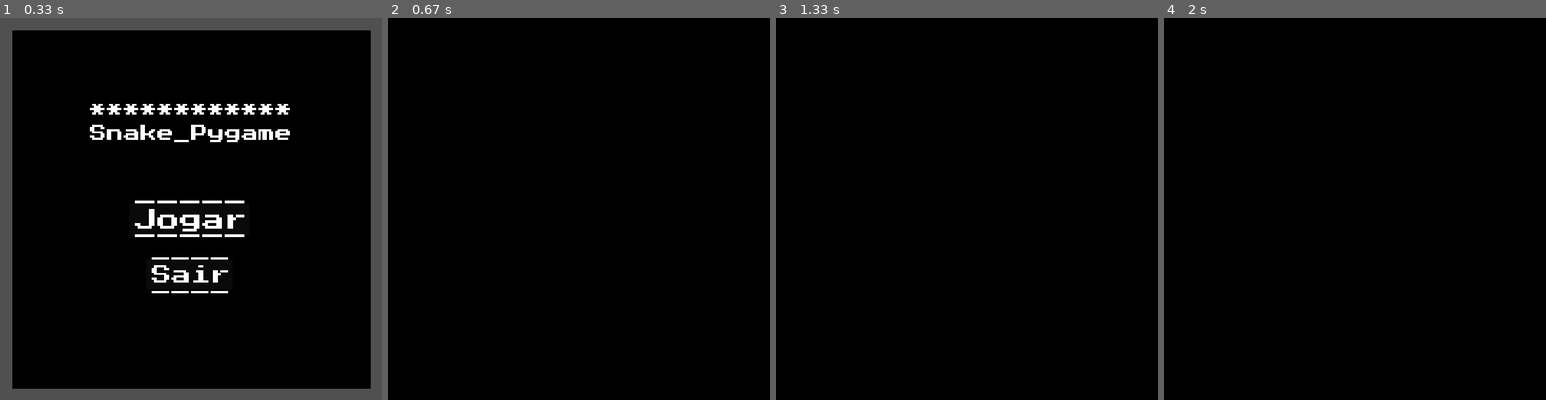
Above: before the commit, frames 1-4 (left to right).
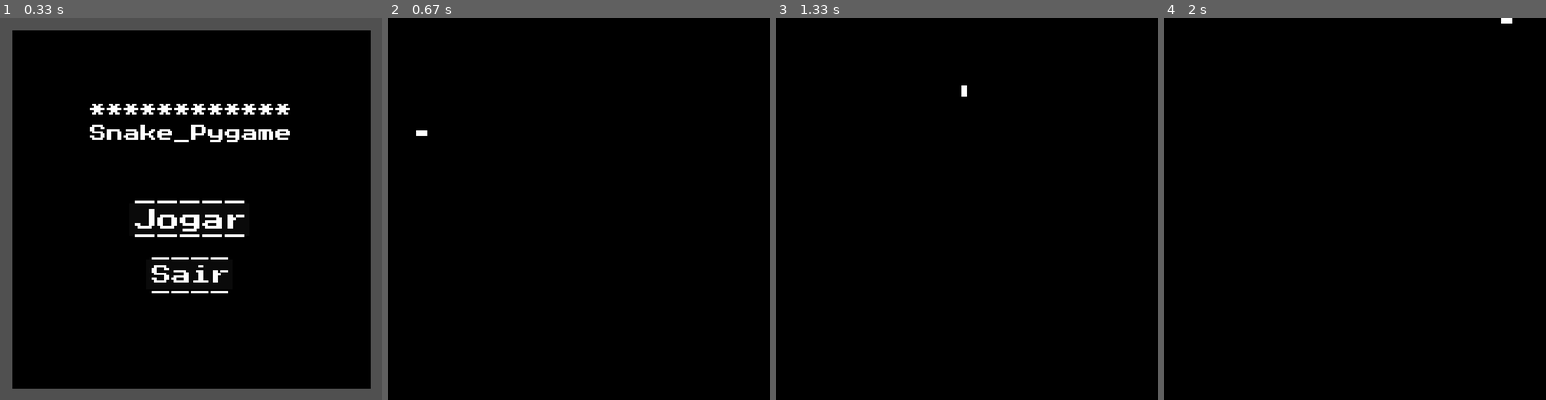
Above: after the commit, the same moments.

Repository: ClasRCDM/MyGames---OnlyInProgramming
Game: pygame game, started from Snake_Python/SnakeGame_init.py
Same seed, same stepped clock (60 frames per second), same inputs: the game is played once before the commit and once after it.
Inputs (mouse positions are in pixels of both pictures, inside the frame that each line leads up to):
- Up to frame 1 (0.33 s): no input
- Up to frame 2 (0.67 s): click (579, 224) at 0.38 s
- Up to frame 3 (1.33 s): hold D 0.67-1.13 s; move the mouse to (951, 224) at 0.7 s; hold W from 1.17 s (still down)
- Up to frame 4 (2 s): release W at 1.47 s; hold D 1.5-1.97 s

Frame 1 is identical in both runs. In frame 2, less than 0.1% of the frame differs, in the area x 7-11%, y 29-31%; in frame 3, less than 0.1%; in frame 4, less than 0.1%.

Commit message:
update 2.4
player/cobra adicionada e movimentação também

Diff:
--- a/Snake_Python/SnakeGame.py
+++ b/Snake_Python/SnakeGame.py
@@ -1,9 +1,10 @@
 # & /Imports World\ & #
 import pygame
+import variáveis as v
 
-from variáveis import *
 from módulos import defs
-from módulos import texto
+from módulos import text as texto
+from módulos import player as cobra
 # & \Imports World/ & #
 
 
@@ -17,7 +18,7 @@
     pygame.display.set_caption('Mundo...')
 
     # Basic utilities &
-    janela = pygame.display.set_mode((TELA_CHEIA), depth=32, display=1)
+    janela = pygame.display.set_mode((v.TELA_CHEIA), depth=32, display=1)
     fps = pygame.time.Clock()
 
     # World variables &
@@ -25,6 +26,9 @@
     ativo_m = None
     mouse_pos = None
     clicando = None
+
+    # Entities &
+    Entidades: dict = {}
 
     # &#########################& #
     @classmethod
@@ -38,14 +42,10 @@
             cls.mouse_pos = pygame.mouse.get_pos()
 
     @classmethod
-    def principais_eventos(cls):
-        for evento in pygame.event.get():
-            # Exit to game &
-            cls.ativo_m = cls.fechando_janela(evento)
-            cls.clicando = cls.checando_click(evento)
-
-        pygame.display.flip()
-        cls.fps.tick(cls.FPS)
+    def principais_eventos(cls, eventos):
+        # Exit to game &
+        cls.ativo_m = cls.fechando_janela(eventos)
+        cls.clicando = cls.checando_click(eventos)
 
     @classmethod
     def checando_click(cls, evento):  # @ Checking the click @ #
@@ -87,23 +87,35 @@
         while 1:
             pcs.mouse_pos = pygame.mouse.get_pos()
 
-            pcs.principais_eventos()
             if pcs.cena.lower() == 'menu':
                 pcs.menu_com_input(pcs.janela)
             elif pcs.cena.lower() == 'jogar':
                 pcs.janela.fill((0, 0, 0))
                 pcs.Textos.clear()
 
-            if not pcs.ativo_m: break
+                pcs.Entidades['cobra'].update(pcs.janela)
+                pcs.Entidades['cobra'].direção()
+
+            for eventos in pygame.event.get():
+                pcs.principais_eventos(eventos)
+
+                pcs.Entidades['cobra'].movendo(
+                    eventos) if pcs.cena.lower() == 'jogar' else None
+
+            if not pcs.ativo_m:
+                break
+
+            pygame.display.flip()
+            pcs.fps.tick(pcs.FPS)
 
     def menu_estatico(init, janela):
-        defs.borda(janela, TELA_CHEIA[0], 30, (80, 80, 80), 0, 20)
+        defs.borda(janela, v.TELA_CHEIA[0], 30, (80, 80, 80), 0, 20)
 
         # % Title %
         título = texto.Texto(janela, 'Snake_Pygame', 30,
                              cor=(255, 255, 255),
-                             x=TELA_CHEIA[0] / 2,
-                             y=TELA_CHEIA[1] / 2 - 100)
+                             x=v.TELA_CHEIA[0] / 2,
+                             y=v.TELA_CHEIA[1] / 2 - 100)
         título.sublinhado(posição='cima', caractere='*')
 
         # % Play game %
@@ -111,8 +123,8 @@
                               rect=True,
                               cor=(255, 255, 255),
                               cor_fundo=(10, 10, 10),
-                              x=TELA_CHEIA[0] / 2,
-                              y=TELA_CHEIA[1] / 2 + 50)
+                              x=v.TELA_CHEIA[0] / 2,
+                              y=v.TELA_CHEIA[1] / 2 + 50)
         b_jogar.sublinhado(posição='cima_baixo')
 
         # % Exit %
@@ -120,8 +132,8 @@
                              rect=True,
                              cor=(255, 255, 255),
                              cor_fundo=(10, 10, 10),
-                             x=TELA_CHEIA[0] / 2,
-                             y=TELA_CHEIA[1] / 2 + 150)
+                             x=v.TELA_CHEIA[0] / 2,
+                             y=v.TELA_CHEIA[1] / 2 + 150)
         b_sair.sublinhado(posição='cima_baixo')
 
         # * Results *
@@ -131,7 +143,8 @@
     def menu_com_input(update, janela):
         if update.clicando:  # Starting game or Leaving &
             if update.Textos['b_jogar'].mouse_colisão(update.mouse_pos):
-                update.cena = 'Jogar'
+                update.set_cena('Jogar')
+                update.iniciando()
             elif update.Textos['b_sair'].mouse_colisão(update.mouse_pos):
                 update.ativo_m = False
 
@@ -139,4 +152,5 @@
         action.menu_estatico(action.janela)
 
     def jogar(self):
-        pass
+        pygame.display.set_caption('Snake_game')
+        self.Entidades['cobra'] = cobra.Snake()
--- /dev/null
+++ b/Snake_Python/módulos/player/__init__.py
@@ -0,0 +1,50 @@
+# & /Imports Player\ & #
+from variáveis import snake, SNAKE_COR, MINHAS_DIREÇÕES, minha_direção
+
+from pygame import Surface
+from pygame import K_w, K_s, K_a, K_d
+from pygame import KEYDOWN
+
+from operator import sub, add
+# & \Imports Player/ & #
+
+
+# Player
+class Snake:
+    SNAKE_PELE = Surface((10, 10))
+    SNAKE_PELE.fill(SNAKE_COR)
+
+    @classmethod
+    def update(cls, janela):
+        [janela.blit(cls.SNAKE_PELE, pos) for pos in snake]
+
+    def __init__(self):
+        print('Cobra colocada')
+
+    def direção(drc):
+        def verificando_direção_cb(op, v, di):
+            if minha_direção == MINHAS_DIREÇÕES[di]:
+                snake[0] = snake[0][0], op(snake[0][1], v)
+
+        def verificando_direção_ed(op, v, di):
+            if minha_direção == MINHAS_DIREÇÕES[di]:
+                snake[0] = op(snake[0][0], v), snake[0][1]
+
+        verificando_direção_cb(sub, 10, 'CIMA')
+        verificando_direção_cb(add, 10, 'BAIXO')
+        verificando_direção_ed(sub, 10, 'ESQUERDA')
+        verificando_direção_ed(add, 10, 'DIREITA')
+
+        for i in range(len(snake) - 1, 0, -1):
+            snake[i] = (snake[i-1][0], snake[i-1][1])
+
+    def movendo(mv, evento):
+        def mover(tecla, p_direção):
+            if evento.type == KEYDOWN and evento.key == tecla:
+                global minha_direção
+                minha_direção = p_direção
+
+        mover(K_a, MINHAS_DIREÇÕES['ESQUERDA'])
+        mover(K_d, MINHAS_DIREÇÕES['DIREITA'])
+        mover(K_w, MINHAS_DIREÇÕES['CIMA'])
+        mover(K_s, MINHAS_DIREÇÕES['BAIXO'])
--- a/Snake_Python/variáveis.py
+++ b/Snake_Python/variáveis.py
@@ -7,6 +7,18 @@
 
 # /global variables\ #
 
+
+# $ Variáveis do player $ #
+MINHAS_DIREÇÕES: dict = {'ESQUERDA': 0,
+                         'DIREITA': 1,
+                         'CIMA': 2,
+                         'BAIXO': 3}
+
+SNAKE_COR = (255, 255, 255)
+snake = [(200, 200), (210, 200), (220, 200)]
+
+minha_direção = MINHAS_DIREÇÕES['ESQUERDA']
+
 # $ Variáveis do para texto $ #
 ARQUIVO_FONT = 'fonts'
 NOME_FONT = 'PressStart2P.ttf'
Renamed: Snake_Python/módulos/texto/__init__.py -> Snake_Python/módulos/text/__init__.py
